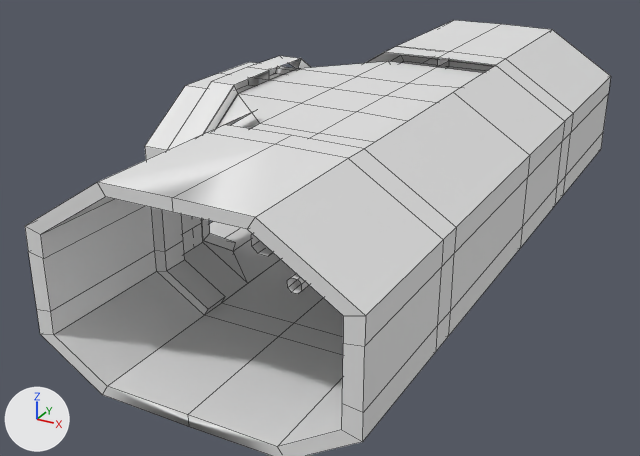
The OBJ model level_data/space_ship/corridore_T.obj, before and after one commit.
One viewpoint serves both versions: a 50 mm lens placed at (2.73, -6.05, 2.42), pointed at (-0.42, -0.34, -0.44). Every picture has the same lights, and +X, +Y and +Z are marked at lower left. Mesh edges are drawn as thin lines. Where no turn or scale is listed for an object, it has been applied to the vertices. Vertices at the same position are counted once.

Before the edit, the objects in view are built like this:
```python
me_cube_001 = bpy.data.meshes.new('Cube.001')
me_cube_001.from_pydata(...)  # 963 vertices, 909 faces, 1 loose edge; spans x -1.51..1.12, y -2.68..2.68, z -0.72..0.72
me_cube_001.materials.append(mat_material)  # white #e7e7e7
ob_cube_001 = bpy.data.objects.new('Cube.001', me_cube_001)
ob_cube_001.location = (0.0, 0.0, 0.0)
```
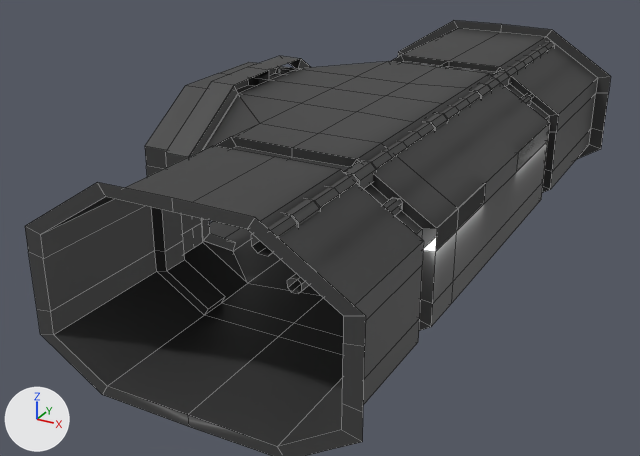
Boxes (x1, y1, x2, y2) around the edits, measured in the pictures (640 x 456 px):
'lights', added: after (423, 236, 437, 252)
part 1 of me_cube_001, cut back: before (99, 20, 611, 441); after (222, 259, 343, 337)
part 2 of me_cube_001, recoloured (grey to black): (25, 55, 495, 456) in both

The change, as a list of edits to the scene's bpy script:
```text
Add img_corridore_tee_png:
    img_corridore_tee_png = load_image('corridore_tee.png', '../../textures/space/corridore_tee.png', 1024, 1024, 'sRGB')
Add mat_base:
    mat_base = principled_material('base')
    mat_base.texture = img_corridore_tee_png
Add mat_light:
    mat_light = principled_material('LIGHT')
    mat_light.base_color = (0.8, 0.8, 0.8)  # white #e7e7e7
    mat_light.emission_strength = 1.0
Change me_cube_001:
    used by ob_cube_001; location = (0.0, 0.0, 0.0)
    remove me_cube_001.from_pydata(...)  # 963 vertices, 909 faces, 1 loose edge; spans x -1.51..1.12, y -2.68..2.68, z -0.72..0.72
    add me_cube_001.from_pydata(...)  # 900 vertices, 833 faces, 1 loose edge; spans x -1.51..1.12, y -2.68..2.68, z -0.72..0.72
    me_cube_001 part 1
    71 vertices are removed from x -1.12..1.12, y -1.67..1.24, z -0.71..0.72
    90 faces are deleted
    8 vertices are added at x -0.51..0.0, y -1.02..2.68, z -0.71..-0.63
    14 new faces join them
    me_cube_001 part 2: 819 faces spanning x -1.51..1.12, y -2.68..2.68, z -0.72..0.72 switch from mat_material (white #e7e7e7) to mat_base (picture img_corridore_tee_png)
Add me_lights:
    me_lights.from_pydata([(1.0, -1.47, 0.14), (1.0, 0.98, 0.14), (0.91, -1.47, 0.12), (0.92, 0.98, 0.13), (1.0, -0.6, 0.14), (0.91, -0.6, 0.12), (1.0, 0.13, 0.14), (0.92, 0.13, 0.13)], [], [(3, 1, 6, 7), (0, 2, 5, 4)])
    me_lights.materials.append(mat_light)  # white #e7e7e7
Add ob_lights:
    ob_lights = bpy.data.objects.new('lights', me_lights)
    ob_lights.location = (0.0, 0.0, 0.0)
```
